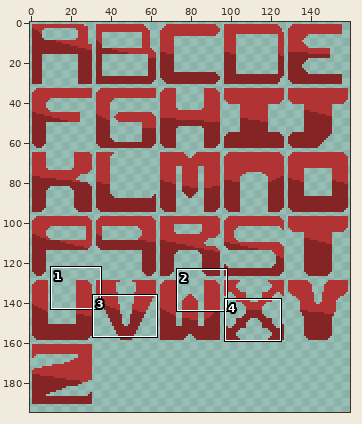
Two states of a pixel-art file, Assets/Sprites/Cosmo Font.aseprite. The first picture is a wide view before the edit; the outline marks the close-up.
Close-up. Before the edit:
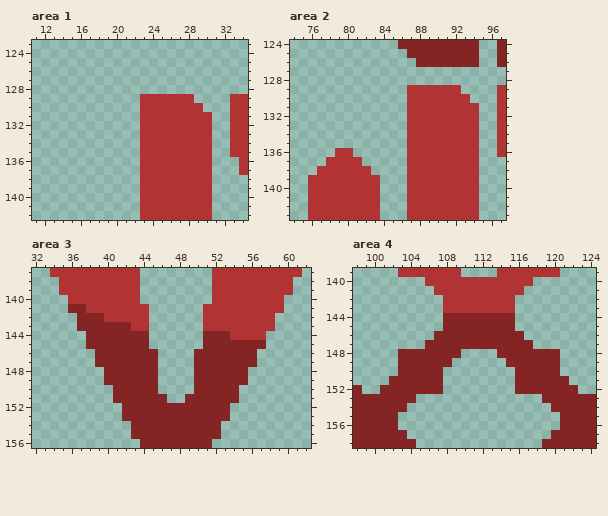
160x195 pixels, 1 frame. Shown: area 1: x 11..34, y 123..142; area 2: x 74..97, y 124..143; area 3: x 32..62, y 137..156; area 4: x 98..124, y 139..158. The commit also changed other parts of the picture, which this record leaves out.
New version:
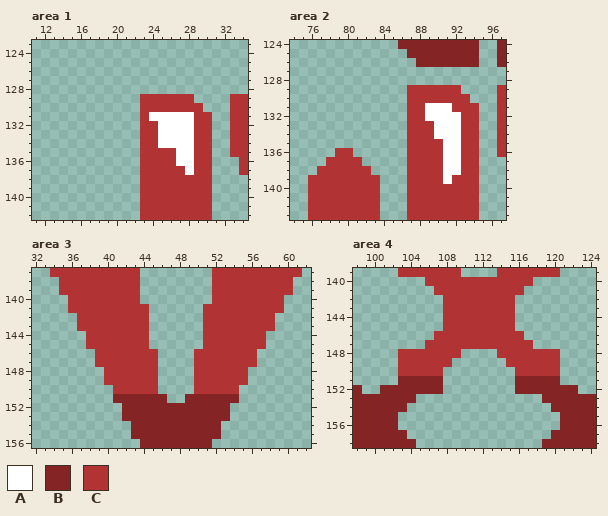
Palette (. is transparent): A #ffffff  B #842424  C #b23333
What changed:
Area 1:
y 131: x 24..28 CCCCC -> AAAAA
y 132..134: x 25..28 CCCC -> AAAA
y 135..136: x 27..28 CC -> AA
y 137: x 28 C -> A
Area 2:
y 131: x 89..91 CCC -> AAA
y 132: x 89..92 CCCC -> AAAA
y 133..134: x 90..92 CCC -> AAA
y 135..138: x 91..92 CC -> AA
y 139: x 91 C -> A
Area 3:
y 141: x 36..37 BB -> CC
y 142: x 37..39 BBB -> CCC
y 143: x 37..42 BBBBBB -> CCCCCC
y 144: x 38..44 BBBBBBB -> CCCCCCC; x 51..53 BBB -> CCC
y 145: x 38..44 BBBBBBB -> CCCCCCC; x 51..57 BBBBBBB -> CCCCCCC
y 146..147: x 39..45 BBBBBBB -> CCCCCCC; x 50..56 BBBBBBB -> CCCCCCC
y 148..149: x 40..45 BBBBBB -> CCCCCC; x 50..55 BBBBBB -> CCCCCC
y 150: x 41..45 BBBBB -> CCCCC; x 50..54 BBBBB -> CCCCC
Area 4:
y 144..145: x 108..115 BBBBBBBB -> CCCCCCCC
y 146: x 107..116 BBBBBBBBBB -> CCCCCCCCCC
y 147: x 106..117 BBBBBBBBBBBB -> CCCCCCCCCCCC
y 148: x 103..109 BBBBBBB -> CCCCCCC; x 114..120 BBBBBBB -> CCCCCCC
y 149: x 103..108 BBBBBB -> CCCCCC; x 115..120 BBBBBB -> CCCCCC
y 150: x 103..107 BBBBB -> CCCCC; x 116..120 BBBBB -> CCCCC
y 151: x 102 B -> .; x 121 B -> .
Changed places in both close-ups, as pixel boxes (x1, y1, x2, y2):
changed: (149, 112, 194, 175)
changed: (425, 103, 461, 184)
changed: (68, 304, 158, 394)
changed: (194, 331, 266, 394)
changed: (389, 313, 569, 385)
